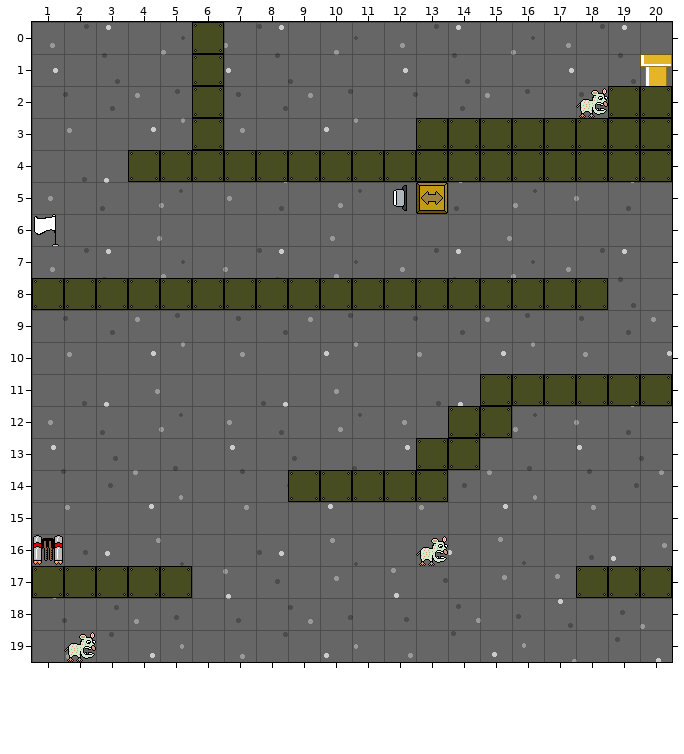
Two versions of a level (Tiled map, Content/Levels/Level3-1.tmx). Above: the version before the commit.
Cells are 32x32 px. Shown: x 1..20, y 0..19.
And afterwards:
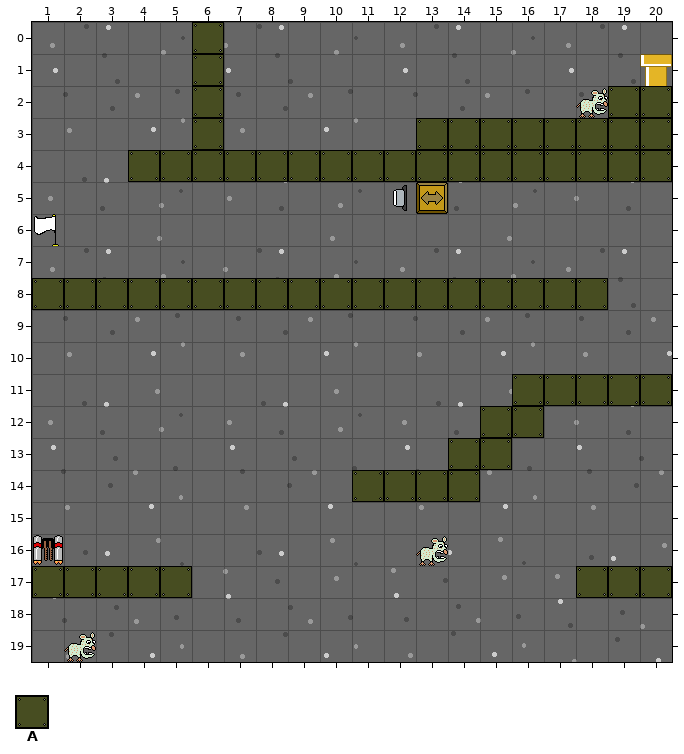
Key: from "brick": A 0.
Objects are placed by their top-left corner, in cells (3,4 is the top-left corner of cell 3,4); size is 1x1 cell unless given.
Change:
{"where": "layer \"Ground\""}
{"was": "A \"Ground\" at 15,11", "now": "A \"Ground\" at 16,12"}
{"was": "A \"Ground\" at 14,12", "now": "A \"Ground\" at 15,13"}
{"was": "A \"Ground\" at 13,13", "now": "A \"Ground\" at 14,14"}
{"was": "A \"Ground\" at 10,14"}
{"was": "A \"Ground\" at 9,14"}
{"label":"changed","picture_box":[416,374,544,502]}
{"label":"removed","picture_box":[288,470,352,502]}
